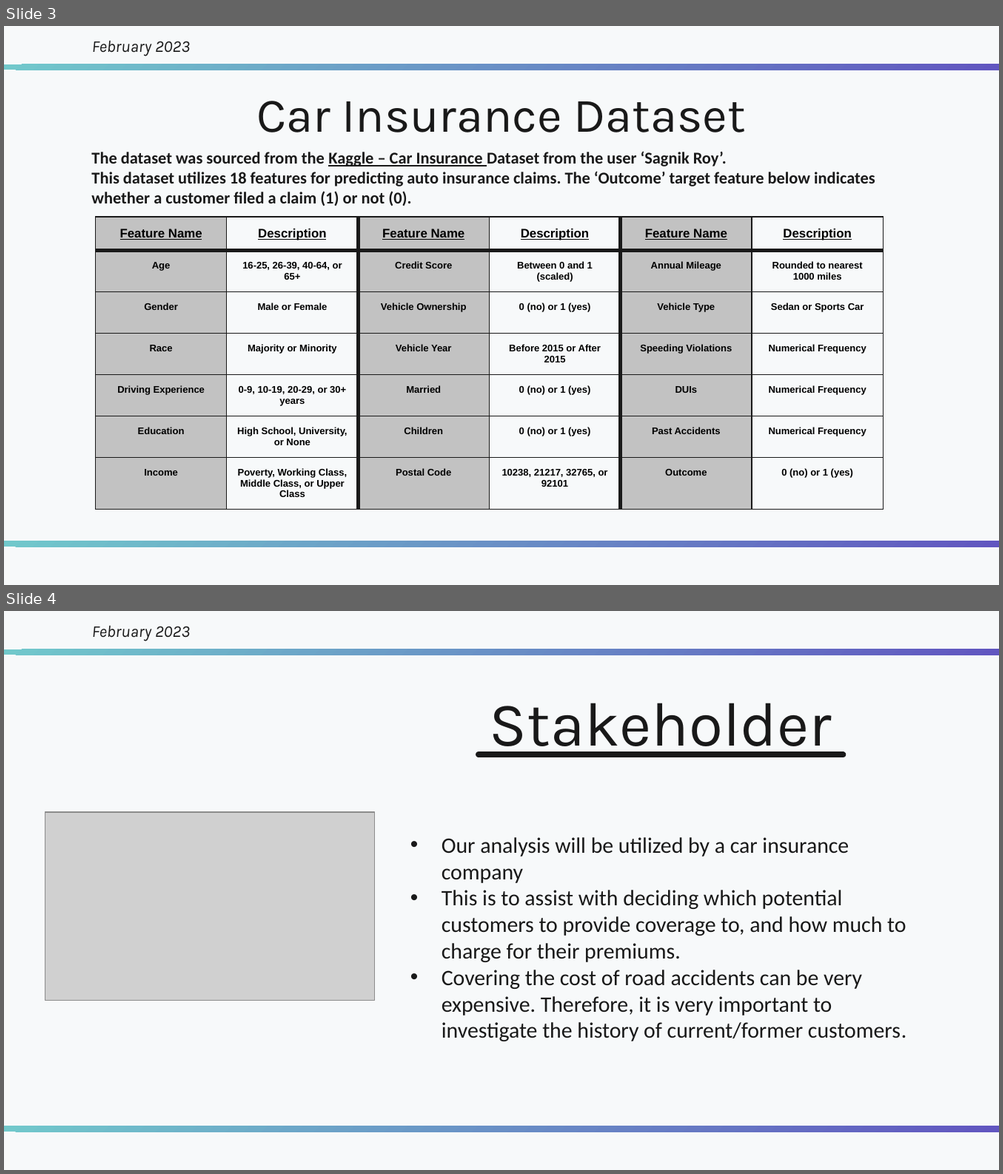
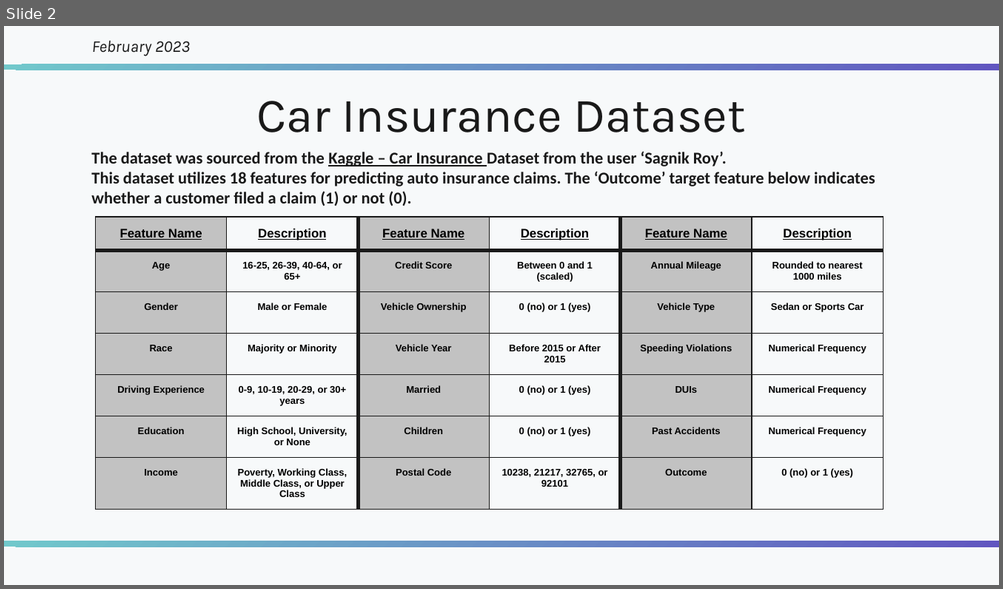
Before and after one commit to Numann-Malik/Auto-Insurance-Claims, a slide deck: Car Insurance - Numann Malik.pptx. Shown one above the other, each under a label of ours: slides 3 and 4 before the commit, slide 2 after it. The pictures are 1003x1174 and 1003x589 pixels, drawn with LibreOffice and Linux fonts; fonts in the diff are those of the drawing; grey boxes stand for pictures. Boxes give left, top, right and bottom in pixels: in the first picture for what was removed or moved away, otherwise in the second. Text is boxed around its words. In the diff, an @@ line names an element or a change of style, - is before the commit and + after.

```diff
--- a/Car Insurance - Numann Malik.pptx
+++ b/Car Insurance - Numann Malik.pptx
@@ slide 4 removed at [4,611,999,1170], background #F7F9FA; not listed: 2 template elements that a slide beside it also shows @@
@@ title removed at [92,625,190,641] @@
-February 2023
@@ title removed at [489,703,831,758] @@
-Stakeholder
@@ rounded rectangle removed at [475,752,845,758] @@
@@ picture removed at [45,812,374,1000] @@
@@ subtitle removed at [441,837,906,1042] @@
-• Our analysis will be utilized by a car insurance company
-• This is to assist with deciding which potential customers to provide coverage to, and how much to charge for their premiums.
-• Covering the cost of road accidents can be very expensive. Therefore, it is very important to investigate the history of current/former customers.
@@ what was slide 3 is now slide 2 @@
```
Also in this commit, not shown: 4 slides changed, 1 slide added, 2 other slides removed, 2 other files.
